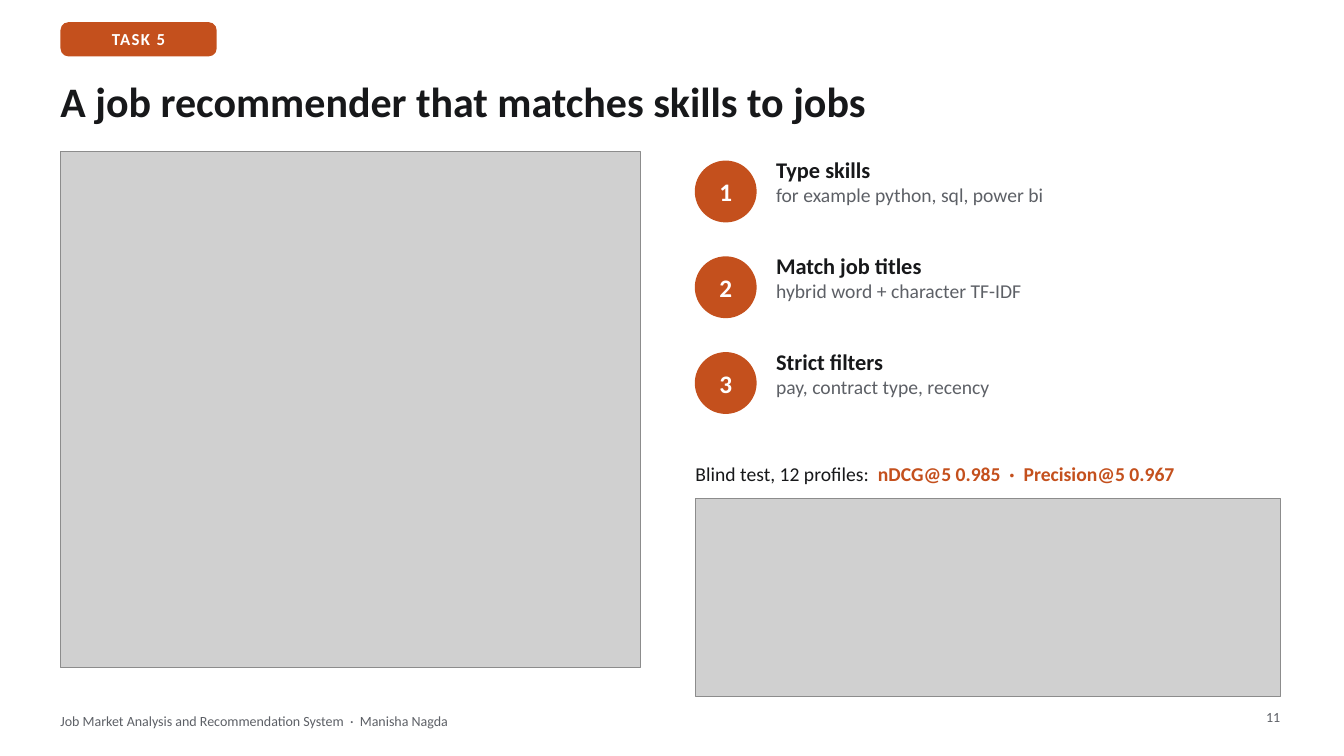
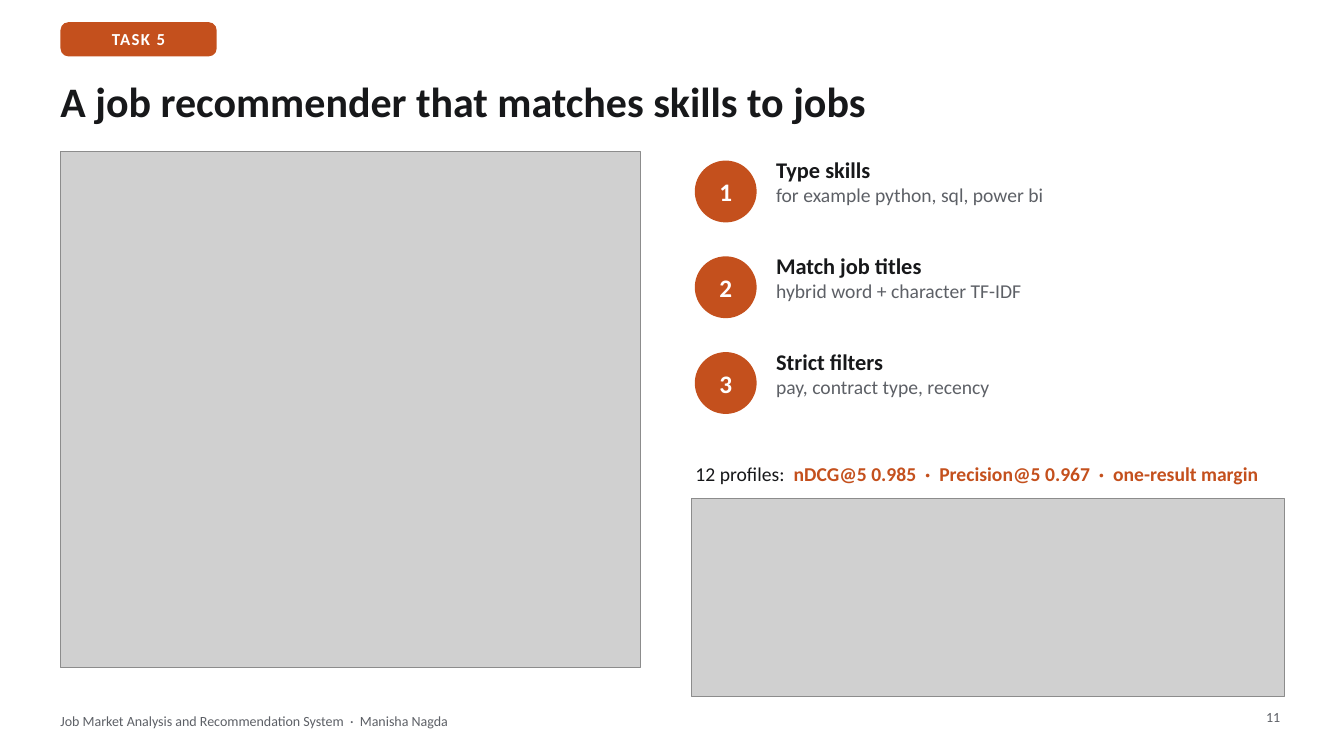
Before and after one commit to manishanagda1997-debug/Project_8_NHIS, a slide deck: slide 11 of reports/job_market_presentation.pptx. Drawn at 1344x756 pixels with LibreOffice and Linux fonts; fonts in the diff are those of the drawing; grey boxes stand for pictures. Boxes give left, top, right and bottom in pixels: in the first picture for what was removed or moved away, otherwise in the second. Text is boxed around its words. In the diff, an @@ line names an element or a change of style, - is before the commit and + after.

```diff
--- a/reports/job_market_presentation.pptx
+++ b/reports/job_market_presentation.pptx
@@ text at <box>695,467,1258,485</box>: text changed @@
-Blind test, 12 profiles: nDCG@5 0.985 · Precision@5 0.967
+12 profiles: nDCG@5 0.985 · Precision@5 0.967 · one-result margin
@@ picture: place and size @@
-picture at <box>696,499,1280,697</box>
+picture at <box>692,499,1285,697</box>
```
Also in this commit, not shown: 11 other slides changed, 1 other file.
